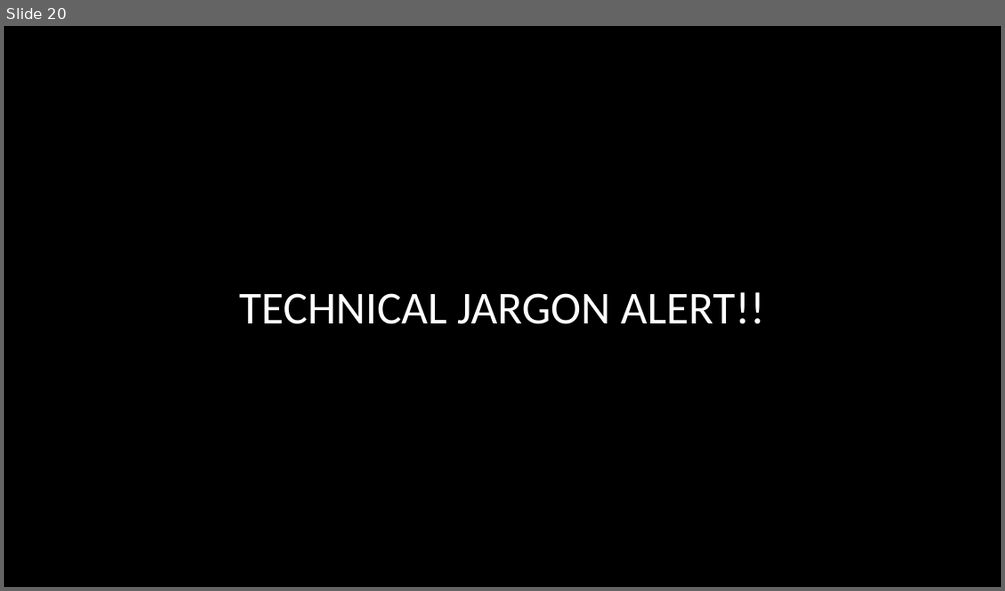
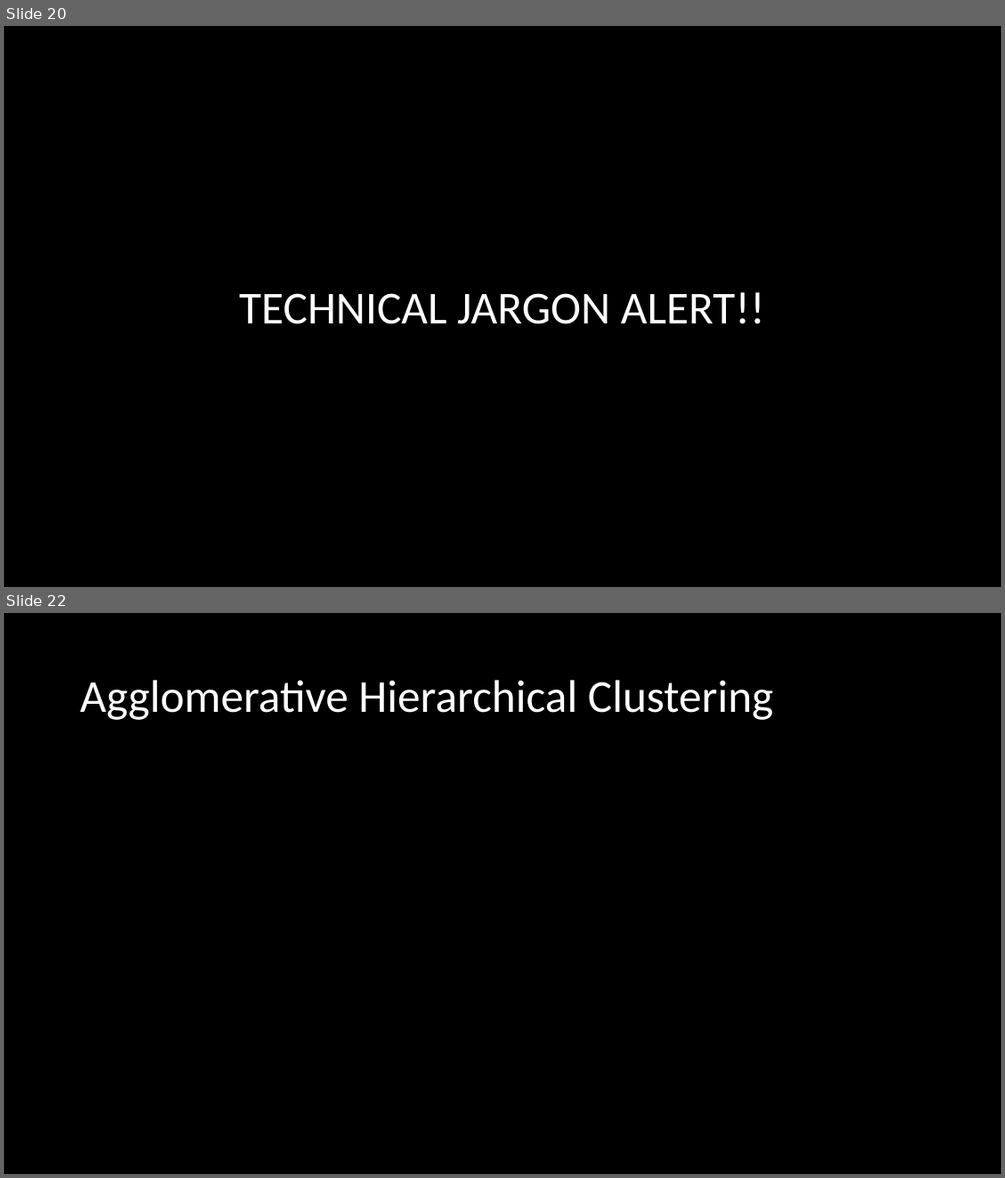
Before and after one commit to jrizcallah/Springboard, a slide deck: Springboard/data_storytelling/sentiment_bias_presentation.pptx. Shown one above the other, each under a label of ours: slide 20 before the commit, slides 20 and 22 after it; the slides between them are not shown. The pictures are 1005x591 and 1005x1178 pixels, drawn with LibreOffice and Linux fonts; fonts in the diff are those of the drawing. Boxes give left, top, right and bottom in pixels: in the first picture for what was removed or moved away, otherwise in the second. Text is boxed around its words. In the diff, an @@ line names an element or a change of style, - is before the commit and + after.

```diff
--- a/Springboard/data_storytelling/sentiment_bias_presentation.pptx
+++ b/Springboard/data_storytelling/sentiment_bias_presentation.pptx
@@ slide 22 added at [4,613,1001,1174], background #000000 @@
@@ title added at [80,680,773,720], 44 pt, text #FFFFFF @@
+Agglomerative Hierarchical Clustering
```
Also in this commit, not shown: 4 slides changed, 10 other slides added, 1 slide removed, 7 other files.
